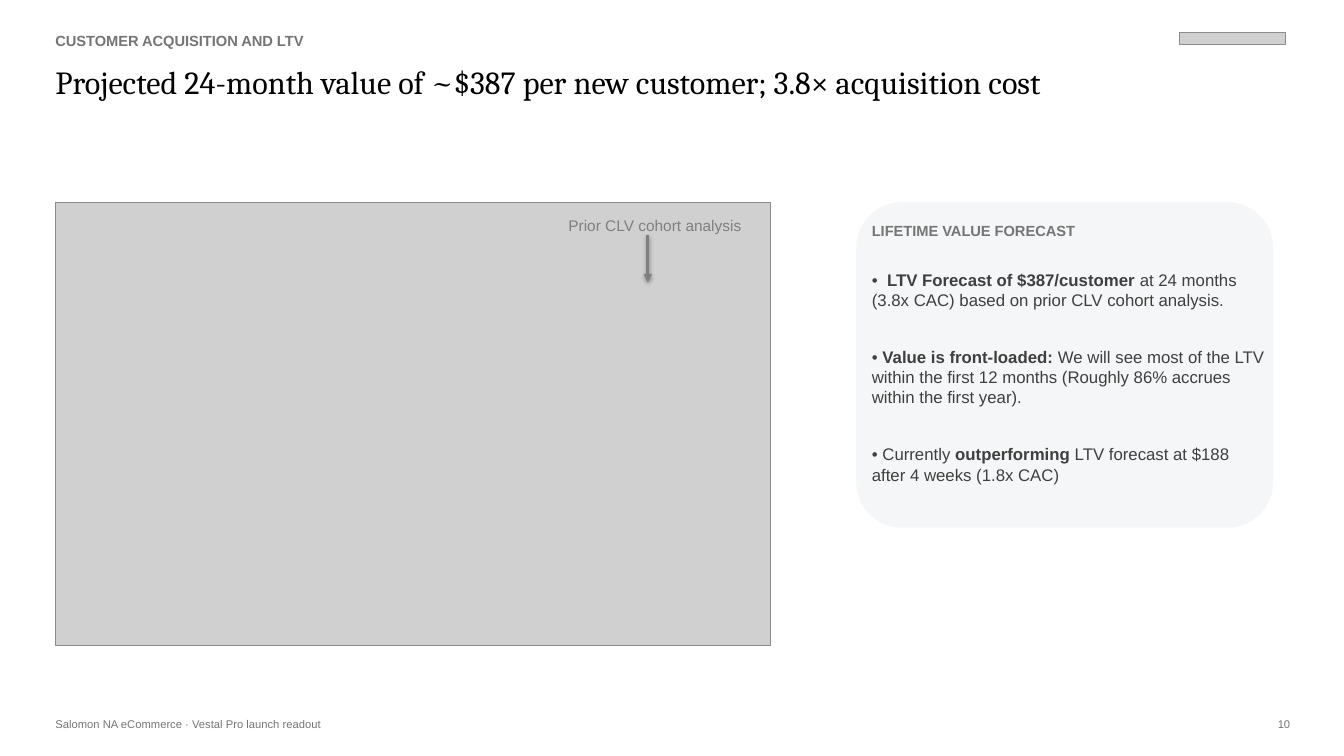
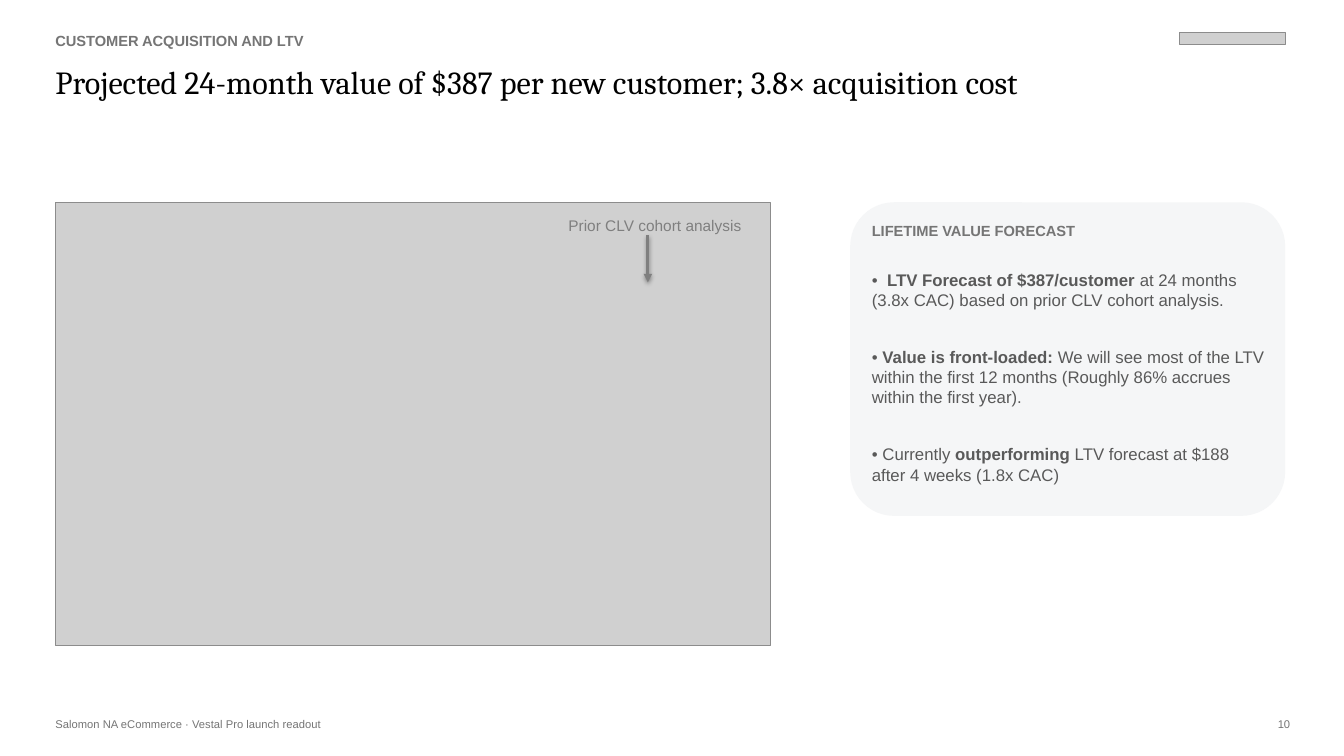
Before and after one commit to andersone17/salomon_case, a slide deck: slide 10 of deliverables/VestalPro_Campaign_Readout_iter2.pptx. Drawn at 1344x756 pixels with LibreOffice and Linux fonts; fonts in the diff are those of the drawing; grey boxes stand for pictures. Boxes give left, top, right and bottom in pixels: in the first picture for what was removed or moved away, otherwise in the second. Text is boxed around its words. In the diff, an @@ line names an element or a change of style, - is before the commit and + after.

```diff
--- a/deliverables/VestalPro_Campaign_Readout_iter2.pptx
+++ b/deliverables/VestalPro_Campaign_Readout_iter2.pptx
@@ text at [55, 70, 1018, 101]: text changed @@
-Projected 24-month value of ~$387 per new customer; 3.8× acquisition cost
+Projected 24-month value of $387 per new customer; 3.8× acquisition cost
@@ rounded rectangle: place and size @@
-rounded rectangle at [856, 203, 1273, 528]
+rounded rectangle at [850, 203, 1286, 516]
@@ text "• LTV Forecast of $387/customer ..." at [872, 273, 1264, 485]: text colour #3F3F3F to #595959 @@
```
Also in this commit, not shown: 7 other slides changed, 40 other files.
